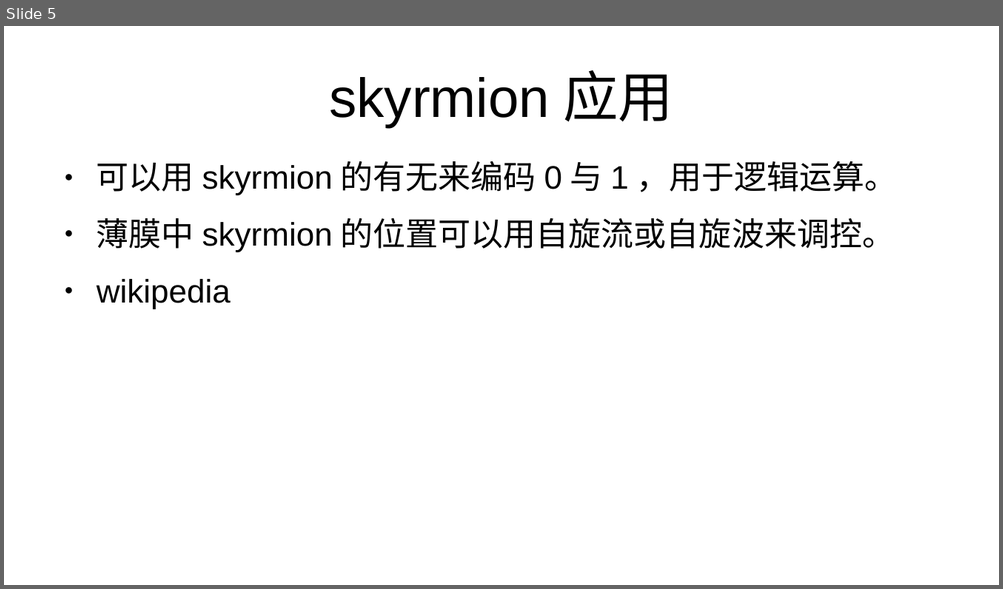
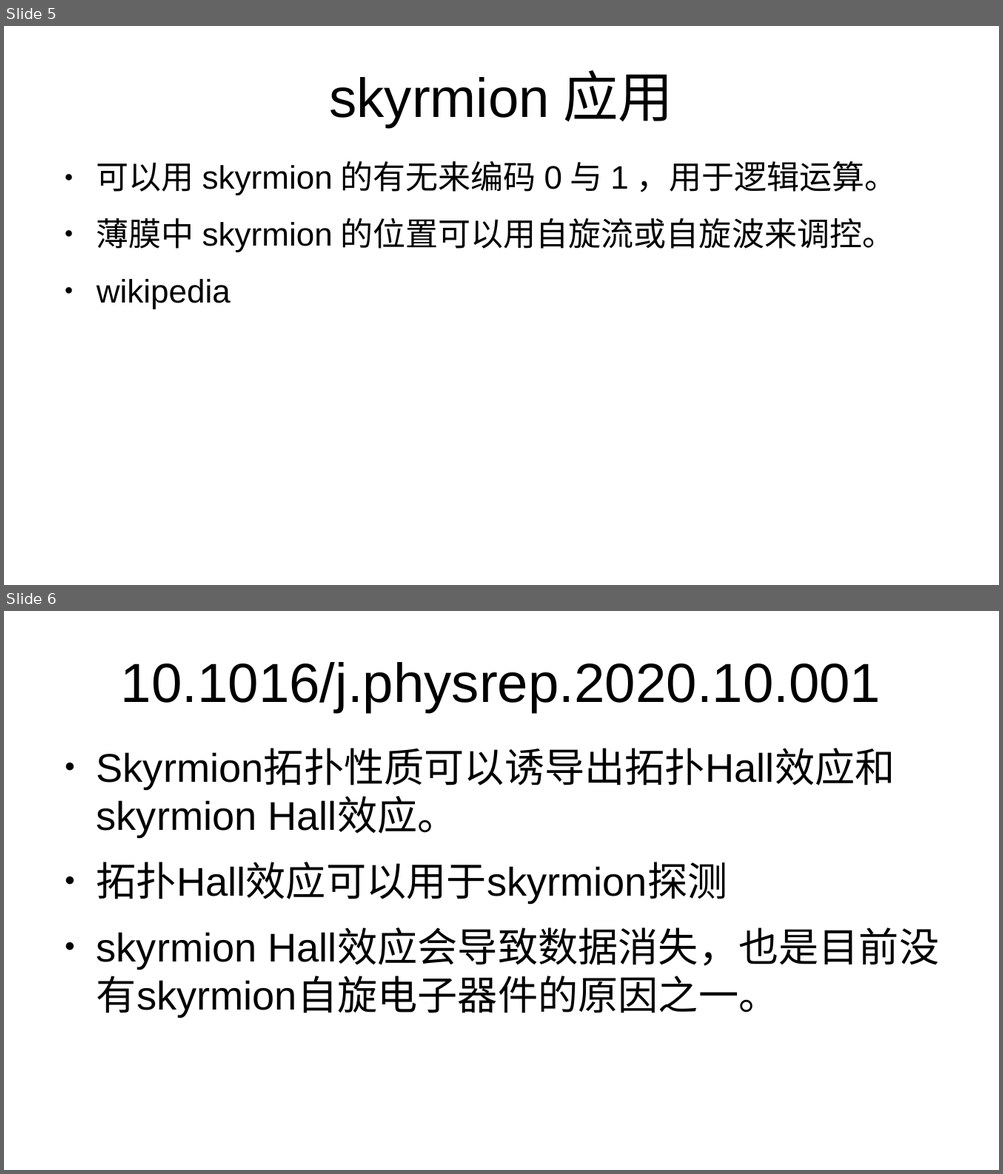
Before and after one commit to GoldenRaven/reference_reading, a slide deck: skyrmion.odp. Shown one above the other, each under a label of ours: slide 5 before the commit, slides 5 and 6 after it. The pictures are 1003x589 and 1003x1174 pixels, drawn with LibreOffice and Linux fonts; fonts in the diff are those of the drawing. Boxes give left, top, right and bottom in pixels: in the first picture for what was removed or moved away, otherwise in the second. Text is boxed around its words. In the diff, an @@ line names an element or a change of style, - is before the commit and + after.

Commit message:
feat: add in skyrmion

```diff
--- a/skyrmion.odp
+++ b/skyrmion.odp
@@ slide 6 added at (4, 611, 999, 1170), background #FFFFFF @@
@@ title added at (121, 662, 881, 712), 44 pt, text #000000 @@
+10.1016/j.physrep.2020.10.001
@@ text added at (96, 798, 939, 1019), 32 pt, text #000000 @@
+● Skyrmion拓扑性质可以诱导出拓扑Hall效应和skyrmion Hall效应。
+● 拓扑Hall效应可以用于skyrmion探测
+● skyrmion Hall效应会导致数据消失，也是目前没有skyrmion自旋电子器件的原因之一。
```
Also in this commit, not shown: 9 other slides added.
